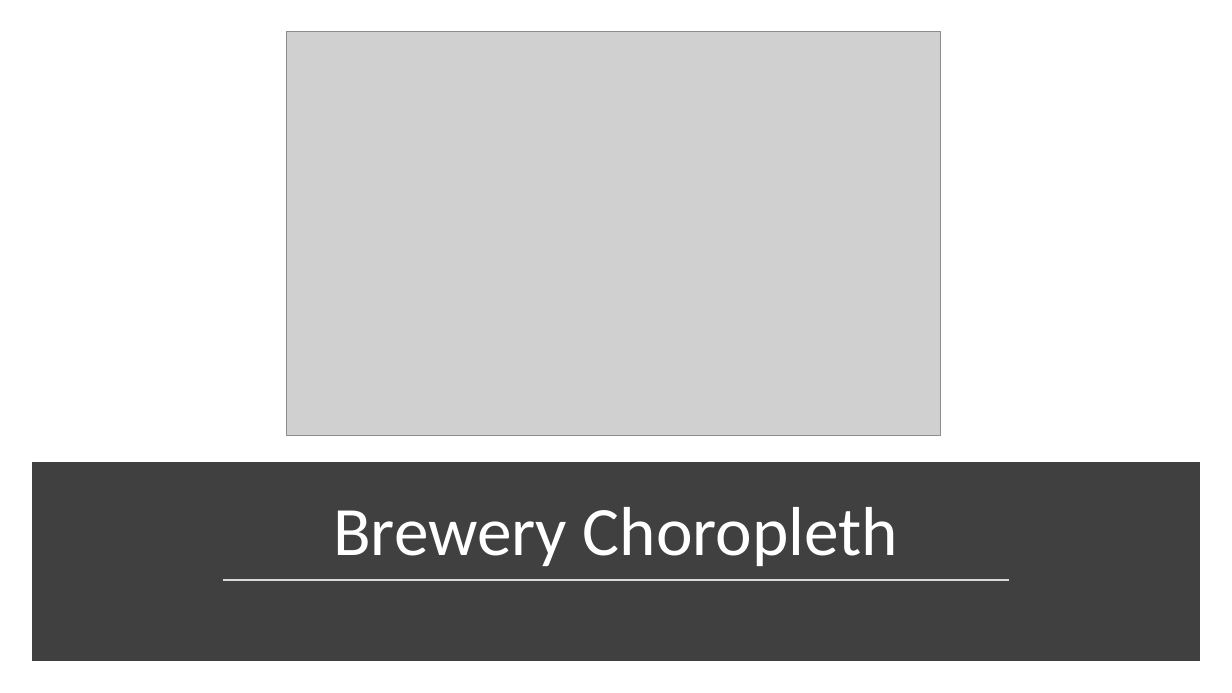
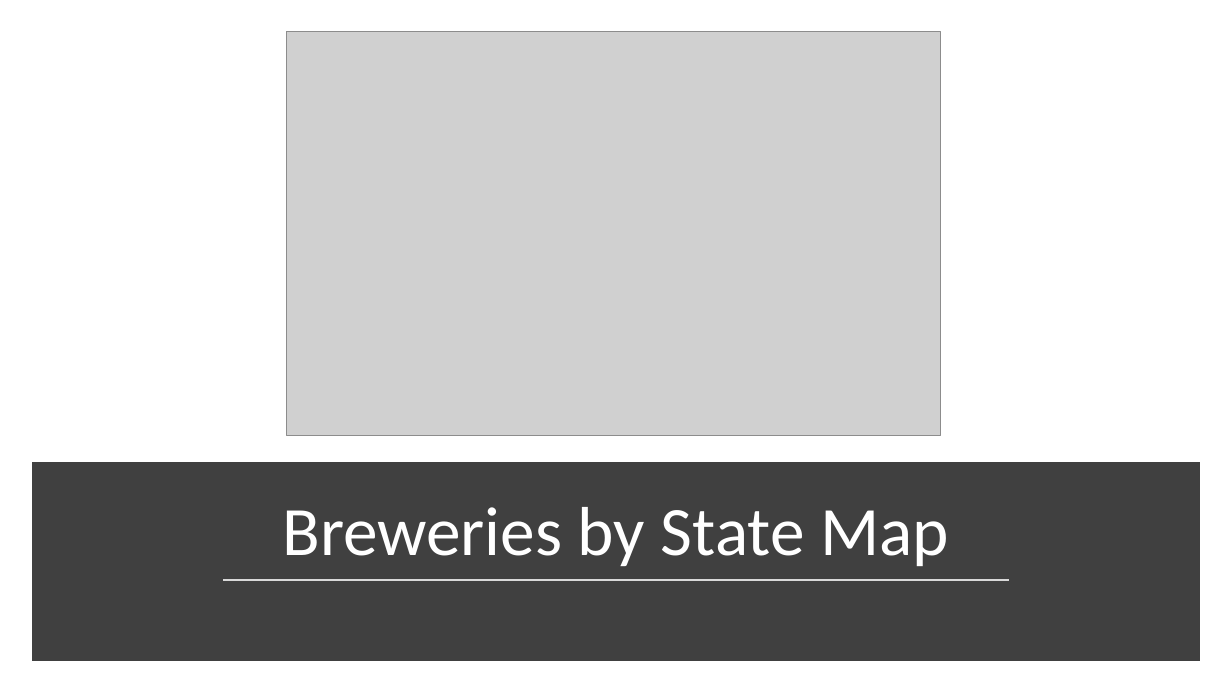
Before and after one commit to ericlaigaie/Case-Study-01, a slide deck: slide 3 of EDA_Presentation - AL.pptx. Drawn at 1232x693 pixels with LibreOffice and Linux fonts; fonts in the diff are those of the drawing; grey boxes stand for pictures. Boxes give left, top, right and bottom in pixels: in the first picture for what was removed or moved away, otherwise in the second. Text is boxed around its words. In the diff, an @@ line names an element or a change of style, - is before the commit and + after.

```diff
--- a/EDA_Presentation - AL.pptx
+++ b/EDA_Presentation - AL.pptx
@@ title at bbox=[282, 507, 949, 566]: text changed @@
-Brewery Choropleth
+Breweries by State Map
```
